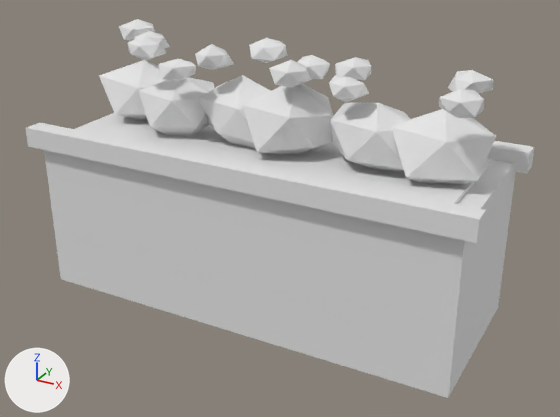
Before and after pictures for a commit that changed the glTF model models/village/props/planter.glb.
The view is the same before and after, from a 50 mm lens placed at (0.891, -1.575, 1.037), pointed at (0.035, -0.017, 0.258). Arrows for +X, +Y and +Z are at lower left; the lights stay in place. The older version comes first.

The scene before the commit, as lines of its bpy script (objects in view):
```python
ob_flower = bpy.data.objects.new('Flower', me_flower)
ob_flower.location = (-0.46, 0.091, 0.632)
ob_flower_001 = bpy.data.objects.new('Flower.001', me_flower_001)
ob_flower_001.location = (-0.402, 0.065, 0.616)
ob_flower_002 = bpy.data.objects.new('Flower.002', me_flower_002)
ob_flower_002.location = (-0.201, -0.088, 0.597)
ob_flower_003 = bpy.data.objects.new('Flower.003', me_flower_003)
ob_flower_003.location = (-0.314, -0.068, 0.634)
ob_flower_004 = bpy.data.objects.new('Flower.004', me_flower_004)
ob_flower_004.location = (-0.141, -0.034, 0.62)
ob_flower_005 = bpy.data.objects.new('Flower.005', me_flower_005)
ob_flower_005.location = (-0.034, 0.04, 0.638)
ob_flower_006 = bpy.data.objects.new('Flower.006', me_flower_006)
ob_flower_006.location = (0.095, 0.026, 0.612)
ob_flower_007 = bpy.data.objects.new('Flower.007', me_flower_007)
ob_flower_007.location = (0.08, -0.048, 0.611)
ob_leaves = bpy.data.objects.new('Leaves', me_leaves)
ob_leaves.location = (-0.412, 0.051, 0.48)
# also in view: 'Flower.009' at (0.211, -0.004, 0.625); 'Leaves.005' at (0.431, 0.007, 0.471); 'Flower.011' at (0.485, -0.087, 0.608); 'Leaves.003' at (0.055, -0.004, 0.492); 'Flower.008' at (0.214, -0.04, 0.592)
```
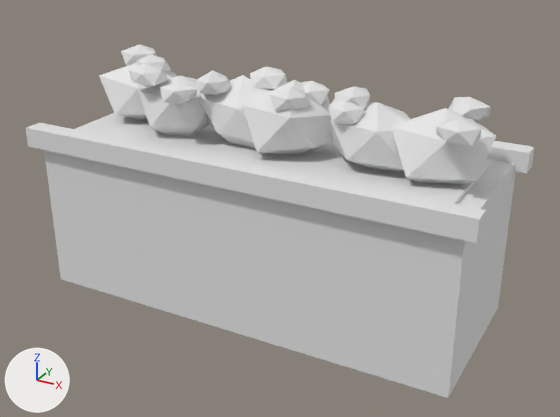
The change, as JSON lines over the scene's bpy script:
```json
{"op": "set", "path": "ob_flower.location", "old": "(-0.46, 0.091, 0.632)", "new": "(-0.46, 0.091, 0.565)"}
{"op": "set", "path": "ob_flower_001.location", "old": "(-0.402, 0.065, 0.616)", "new": "(-0.402, 0.065, 0.554)"}
{"op": "set", "path": "ob_flower_002.location", "old": "(-0.201, -0.088, 0.597)", "new": "(-0.201, -0.088, 0.542)"}
{"op": "set", "path": "ob_flower_003.location", "old": "(-0.314, -0.068, 0.634)", "new": "(-0.314, -0.068, 0.566)"}
{"op": "set", "path": "ob_flower_004.location", "old": "(-0.141, -0.034, 0.62)", "new": "(-0.141, -0.034, 0.557)"}
{"op": "set", "path": "ob_flower_005.location", "old": "(-0.034, 0.04, 0.638)", "new": "(-0.034, 0.04, 0.568)"}
{"op": "set", "path": "ob_flower_006.location", "old": "(0.095, 0.026, 0.612)", "new": "(0.095, 0.026, 0.551)"}
{"op": "set", "path": "ob_flower_007.location", "old": "(0.08, -0.048, 0.611)", "new": "(0.08, -0.048, 0.551)"}
{"op": "set", "path": "ob_flower_008.location", "old": "(0.215, -0.042, 0.596)", "new": "(0.215, -0.042, 0.541)"}
{"op": "set", "path": "ob_flower_009.location", "old": "(0.215, -0.001, 0.627)", "new": "(0.215, -0.001, 0.562)"}
{"op": "set", "path": "ob_flower_010.location", "old": "(0.457, 0.076, 0.607)", "new": "(0.457, 0.076, 0.548)"}
{"op": "set", "path": "ob_flower_011.location", "old": "(0.482, -0.091, 0.609)", "new": "(0.482, -0.091, 0.549)"}
```

Where the change shows, as pixel boxes (x1, y1, x2, y2) in the pictures (560 x 417 px):
```json
{"object": "Flower.011", "change": "moved", "before": [439, 89, 484, 118], "after": [436, 118, 481, 147]}
{"object": "Flower.007", "change": "moved", "before": [269, 60, 312, 88], "after": [269, 86, 311, 111]}
{"object": "Flower.010", "change": "moved", "before": [448, 70, 494, 94], "after": [448, 97, 491, 120]}
{"object": "Flower.008", "change": "moved", "before": [329, 75, 369, 103], "after": [328, 99, 365, 124]}
{"object": "Flower.005", "change": "moved", "before": [249, 38, 288, 63], "after": [250, 66, 287, 90]}
{"object": "Flower.003", "change": "moved", "before": [127, 36, 166, 60], "after": [130, 64, 168, 87]}
{"object": "Flower.004", "change": "moved", "before": [195, 44, 234, 70], "after": [197, 70, 231, 96]}
{"object": "Flower.002", "change": "moved", "before": [158, 59, 196, 82], "after": [160, 82, 197, 104]}
{"object": "Flower.009", "change": "moved", "before": [335, 57, 371, 81], "after": [335, 86, 370, 109]}
{"object": "Flower.006", "change": "moved", "before": [298, 55, 330, 79], "after": [302, 81, 329, 105]}
{"object": "Flower", "change": "moved", "before": [119, 19, 155, 41], "after": [121, 44, 156, 65]}
{"object": "Flower.001", "change": "moved", "before": [134, 31, 170, 48], "after": [136, 55, 171, 72]}
```
